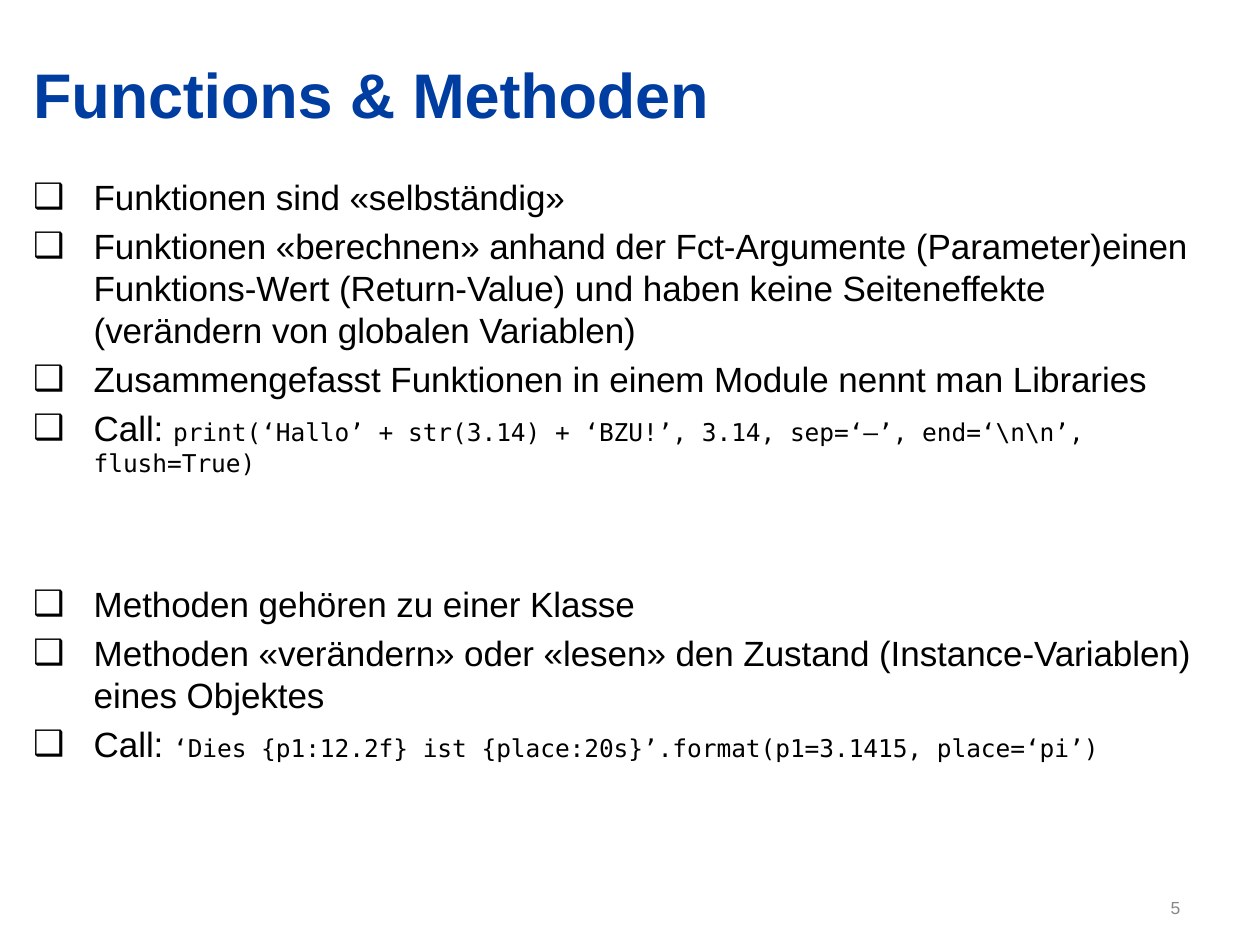
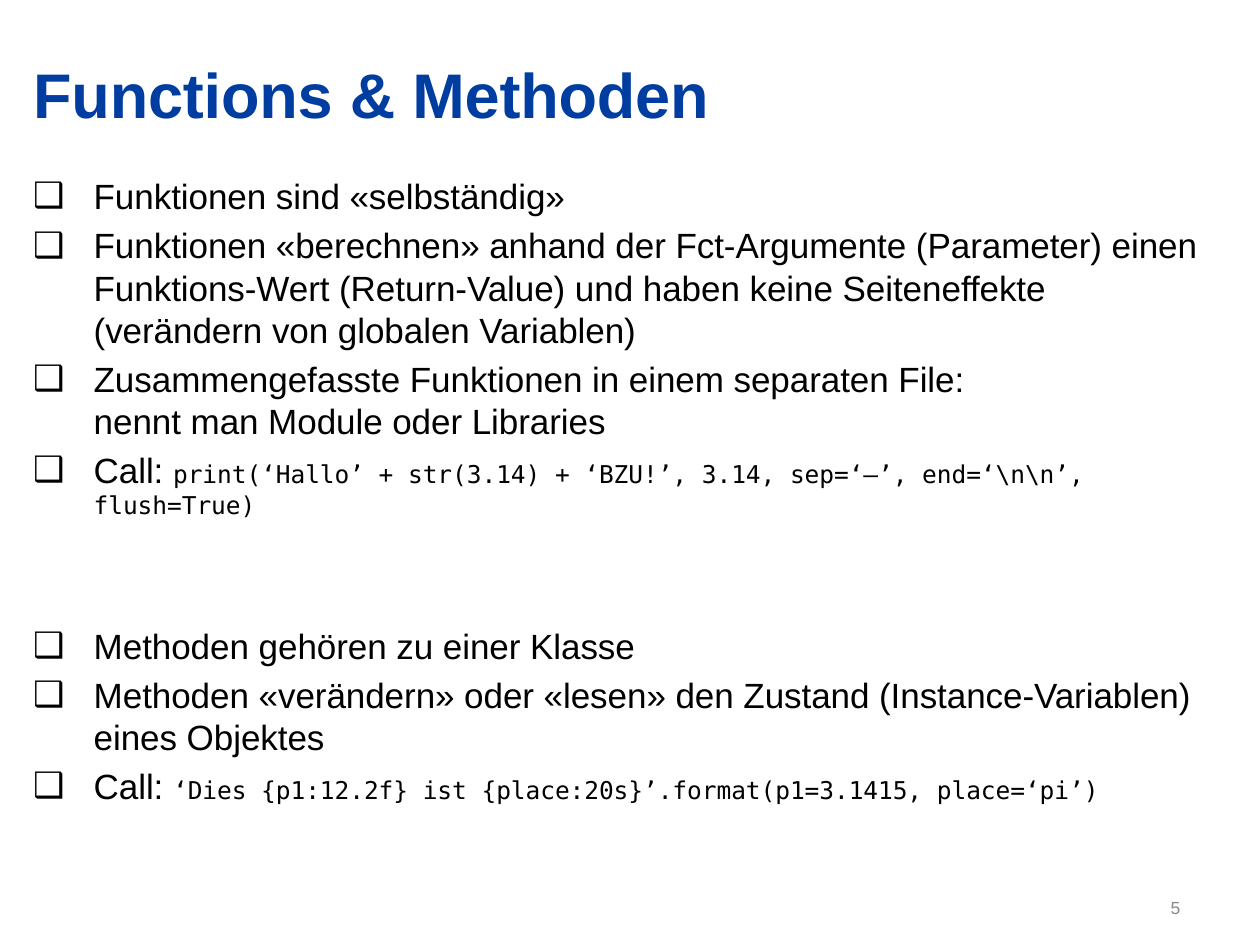
Before and after one commit to walter-rothlin/Source-Code, a slide deck: slide 5 of SchulungsUnterlagen/HWZ/Programming_Tools.pptx. Drawn at 1260x945 pixels with LibreOffice and Linux fonts; fonts in the diff are those of the drawing; background and template pictures are left out. Boxes give left, top, right and bottom in pixels: in the first picture for what was removed or moved away, otherwise in the second. Text is boxed around its words. In the diff, an @@ line names an element or a change of style, - is before the commit and + after.

```diff
--- a/SchulungsUnterlagen/HWZ/Programming_Tools.pptx
+++ b/SchulungsUnterlagen/HWZ/Programming_Tools.pptx
@@ text at (94, 232, 1197, 435): text changed @@
-❑ Funktionen «berechnen» anhand der Fct-Argumente (Parameter)einen Funktions-Wert (Return-Value) und haben keine Seiteneffekte (verändern von globalen Variablen)
-❑ Zusammengefasst Funktionen in einem Module nennt man Libraries
+❑ Funktionen «berechnen» anhand der Fct-Argumente (Parameter) einen Funktions-Wert (Return-Value) und haben keine Seiteneffekte (verändern von globalen Variablen)
+❑ Zusammengefasste Funktionen in einem separaten File:
+  nennt man Module oder Libraries
```
Also in this commit, not shown: 1 other slide changed, 14 other files.
